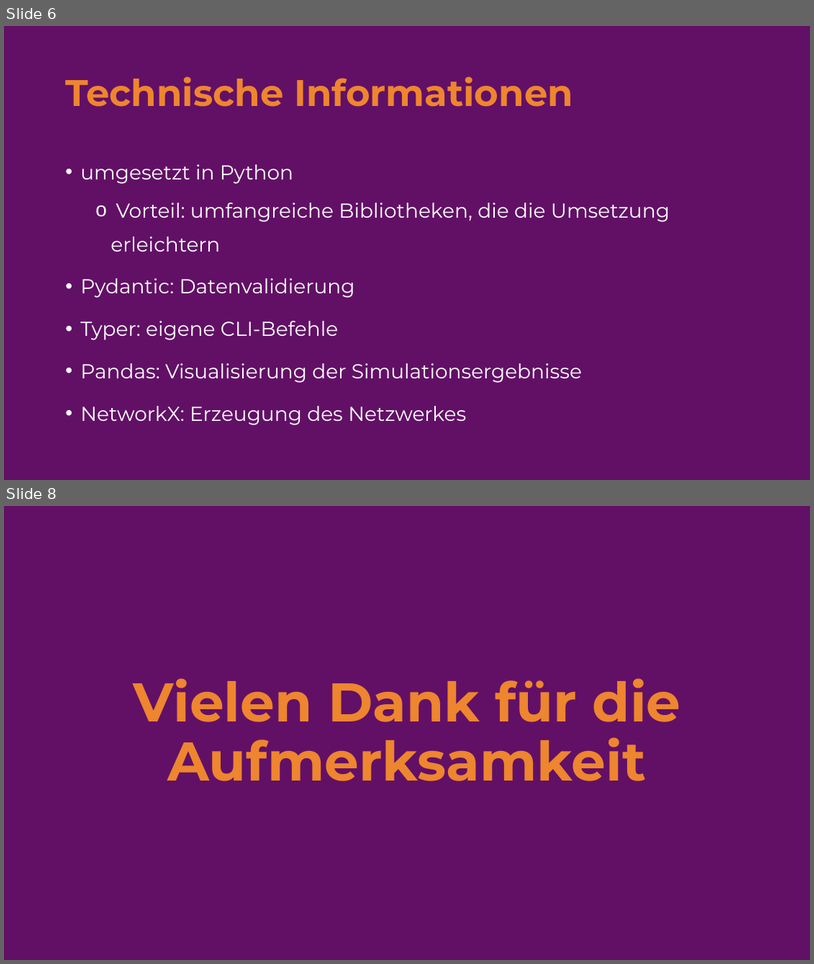
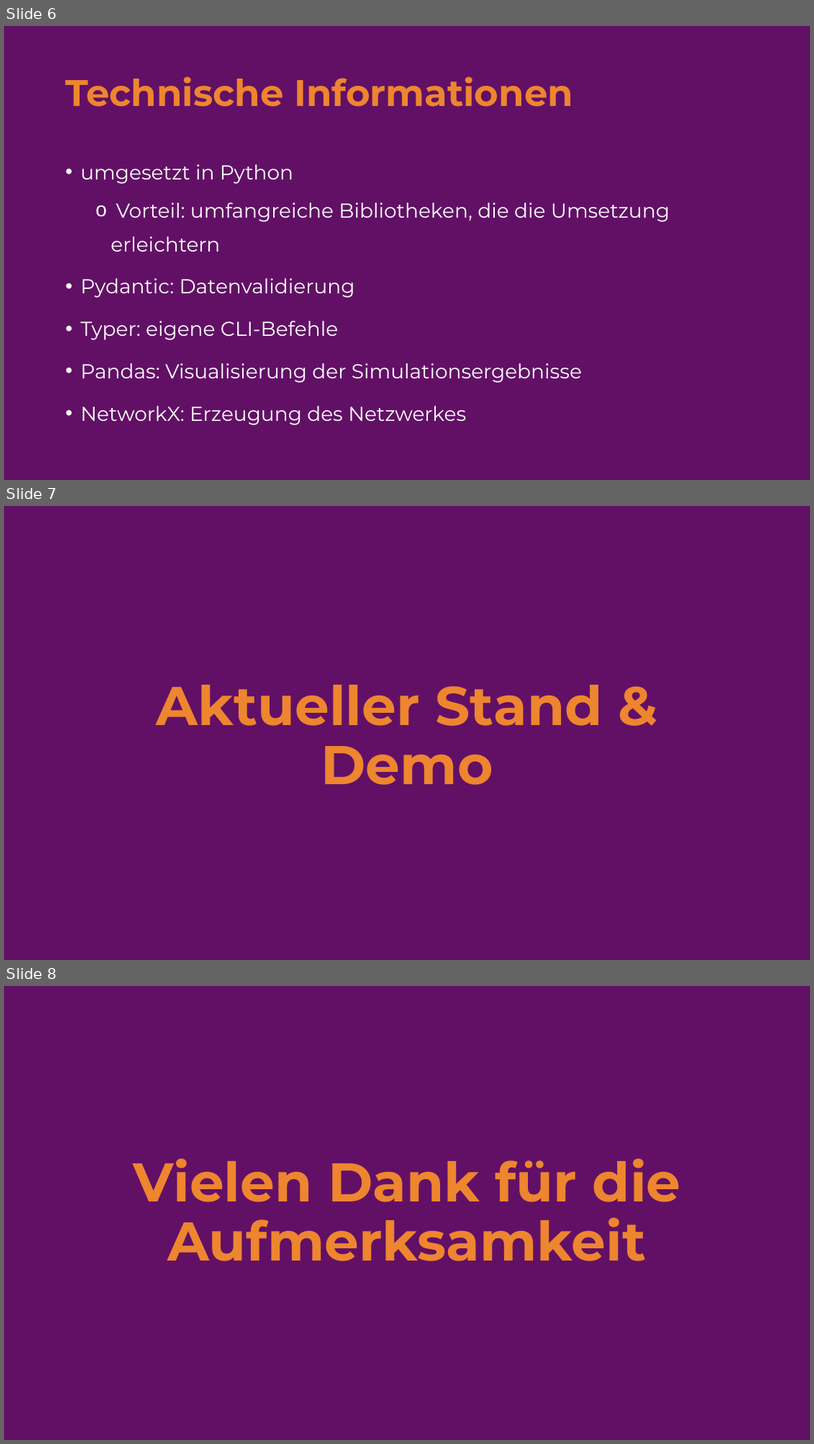
Before and after one commit to rossiesh/fake-news-simulator, a slide deck: iug_praesentation.pptx. Shown one above the other, each under a label of ours: slides 6 and 8 before the commit, slides 6, 7 and 8 after it; the slides between them are not shown. The pictures are 814x964 and 814x1444 pixels, drawn with LibreOffice and Linux fonts; fonts in the diff are those of the drawing. Boxes give left, top, right and bottom in pixels: in the first picture for what was removed or moved away, otherwise in the second. Text is boxed around its words. In the diff, an @@ line names an element or a change of style, - is before the commit and + after.

```diff
--- a/iug_praesentation.pptx
+++ b/iug_praesentation.pptx
@@ slide 7 added at (x1=4, y1=506, x2=810, y2=960), background #621066 @@
@@ title added at (x1=157, y1=685, x2=603, y2=785), 64.8 pt, text #EE852F, bold @@
+Aktueller Stand & Demo
```
Also in this commit, not shown: 1 slide changed, 1 slide removed.
